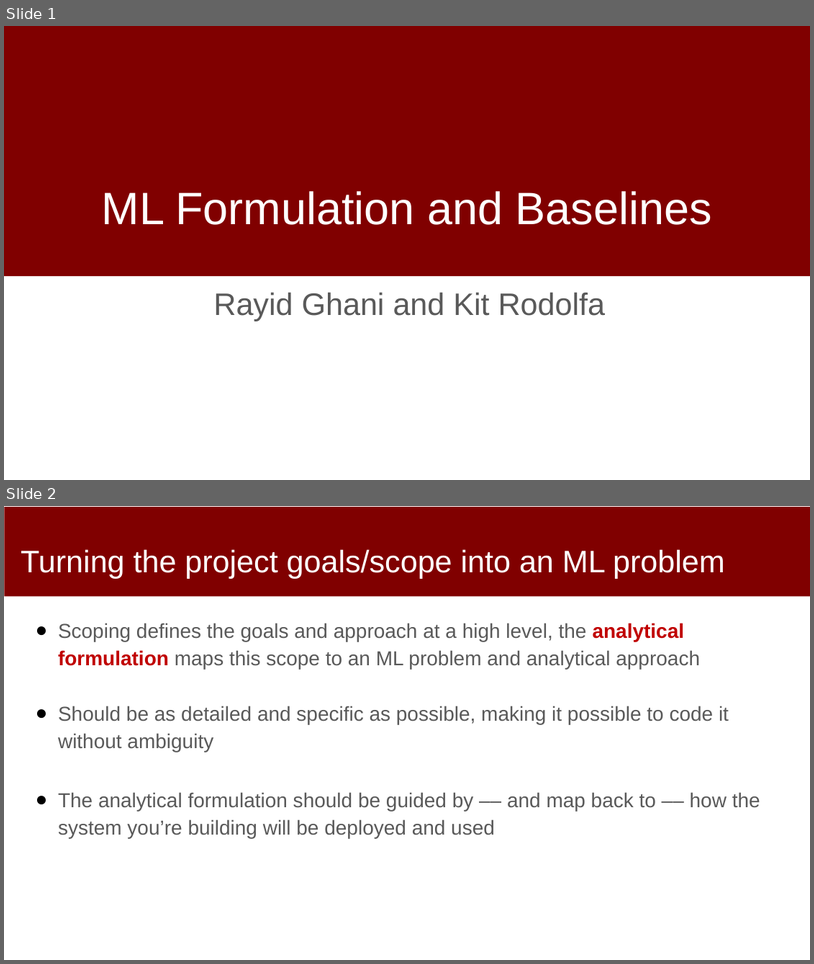
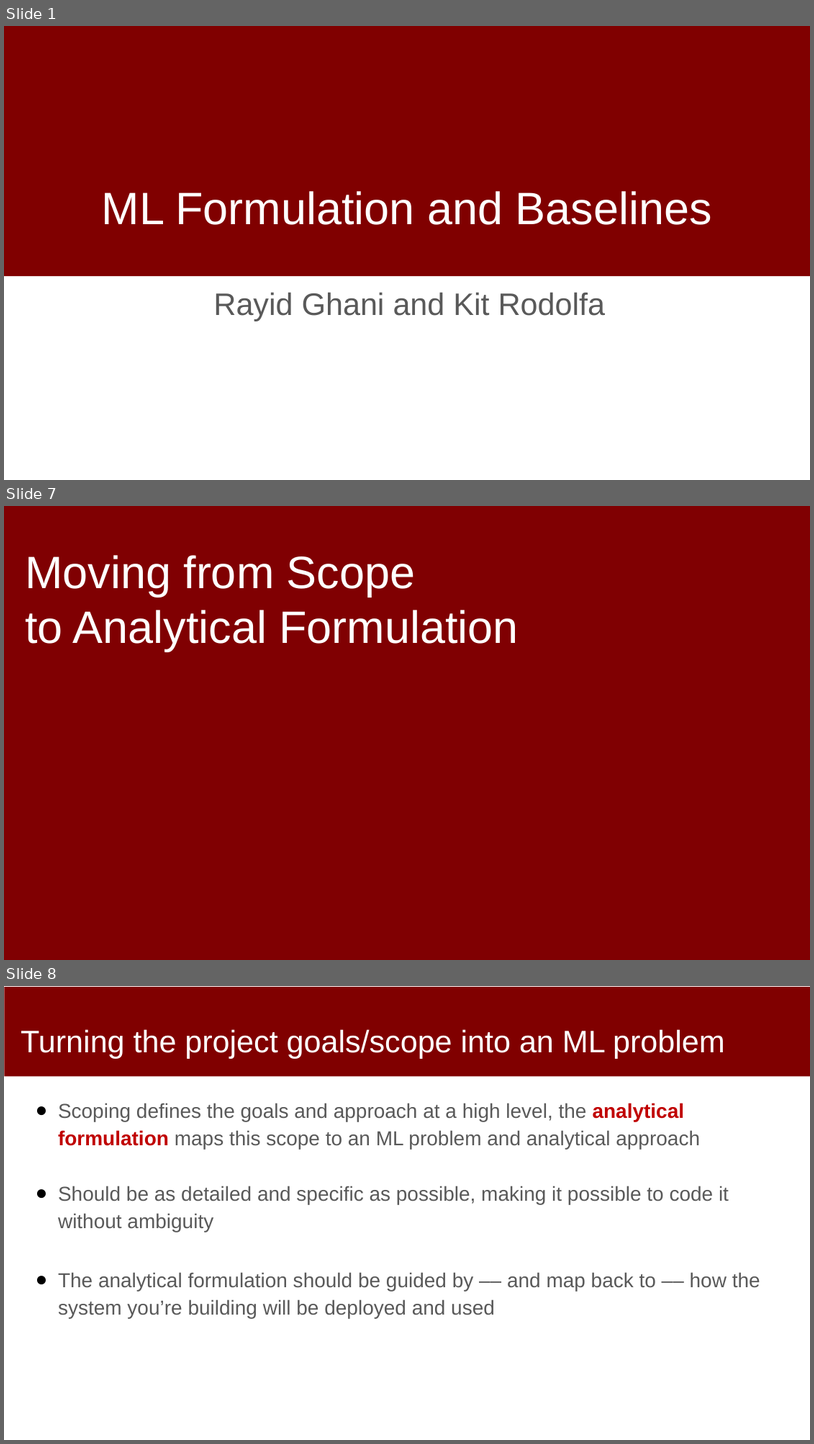
Before and after one commit to dssg/MLinPractice, a slide deck: Lectures/Lecture4-Formulation.pptx. Shown one above the other, each under a label of ours: slides 1 and 2 before the commit, slides 1, 7 and 8 after it; the slides between them are not shown. The pictures are 814x964 and 814x1444 pixels, drawn with LibreOffice and Linux fonts; fonts in the diff are those of the drawing; background and template pictures are left out. Boxes give left, top, right and bottom in pixels: in the first picture for what was removed or moved away, otherwise in the second. Text is boxed around its words. In the diff, an @@ line names an element or a change of style, - is before the commit and + after.

Commit message:
formulation slides updates

```diff
--- a/Lectures/Lecture4-Formulation.pptx
+++ b/Lectures/Lecture4-Formulation.pptx
@@ slide 7 added at [4, 506, 810, 960], background #FFFFFF @@
@@ rectangle added at [4, 506, 810, 960], fill #800002, outline #800002 2 pt @@
@@ title added at [25, 555, 518, 651], 54 pt, text #FFFFFF @@
+Moving from Scope
+to Analytical Formulation
@@ what was slide 2 is now slide 8 @@
```
Also in this commit, not shown: 7 other slides added.
